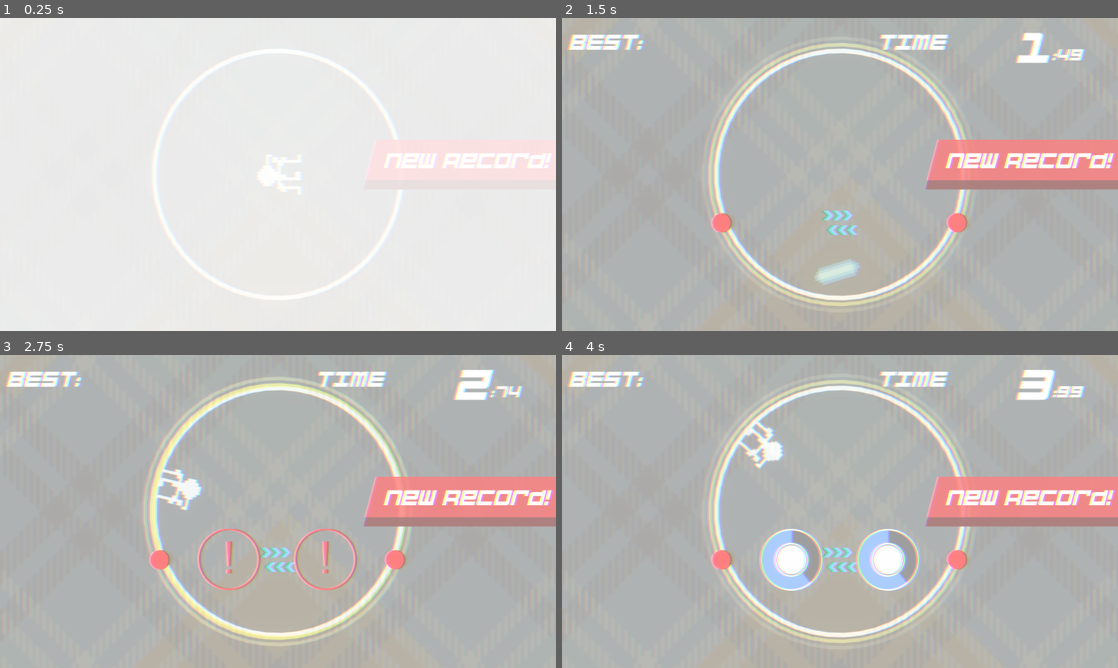
Above: before the commit, frames 1-4 (two rows, left to right).
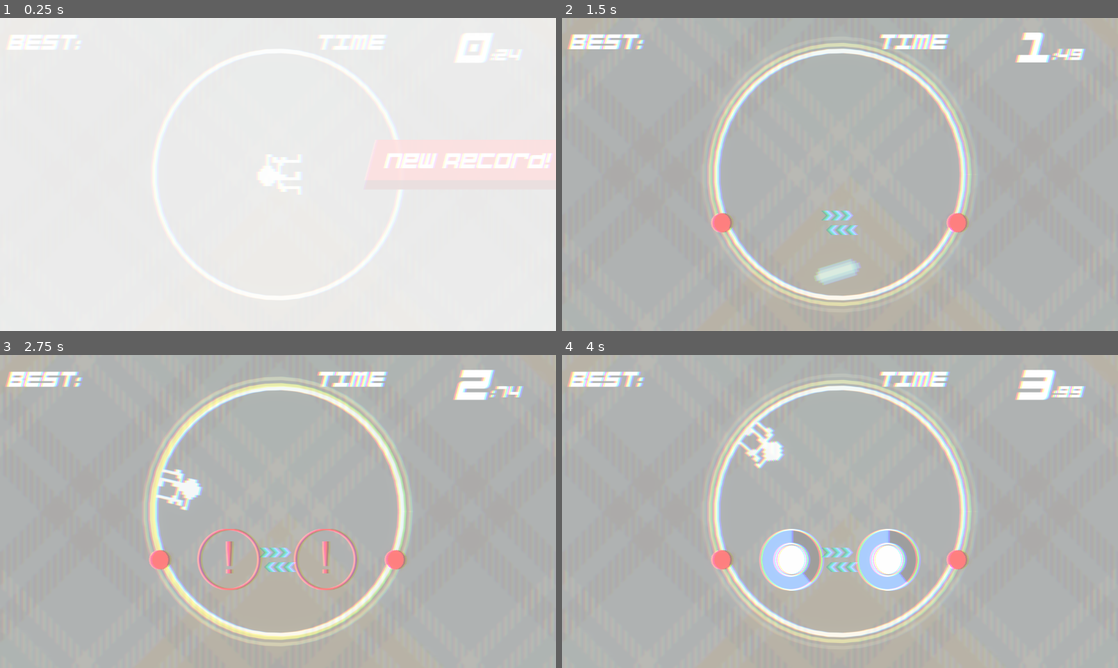
Above: after the commit, the same moments.

Repository: jokw1228/Slay_The_Circle
Game: Godot game, scene res://scenes/rooms/RoomTest/RoomTest.tscn
The game is run twice, just before and just after one commit, with the same random seed, the same clock (stepped at 60 frames per second) and the same inputs. This scene is started directly instead of the project's main scene. Sound files missing from this copy of the repository are replaced by a short silence.
Inputs (mouse positions are in pixels of both pictures, inside the frame that each line leads up to):
- Up to frame 1 (0.25 s): no input
- Up to frame 2 (1.5 s): move the mouse to (812, 237) at 0.52 s; click (812, 237) at 0.67 s; move the mouse to (1006, 221) at 1.27 s; click (1006, 221) at 1.42 s
- Up to frame 3 (2.75 s): move the mouse to (111, 464) at 2.02 s; click (111, 464) at 2.17 s
- Up to frame 4 (4 s): move the mouse to (867, 511) at 2.77 s; click (867, 511) at 2.92 s; move the mouse to (756, 433) at 3.52 s; click (756, 433) at 3.67 s

The runs differ from the first frame. In frame 2, 5.7% of the frame differs, in the area x 1-100%, y 4-55%; in frame 3, 5.4%; in frame 4, 5.4%.

Commit message:
머지후 게임오버 UI 작동안하는 이슈 해결

Diff:
--- a/scenes/playingfield/PlayingField.gd
+++ b/scenes/playingfield/PlayingField.gd
@@ -46,7 +46,9 @@
 			if node is Bomb:
 				node.queue_free()
 
+		PlayingFieldUI_node.close_Playing_and_open_Stopped()
 		PlayingFieldCamera_node.zoom_transition()
+		PlayingFieldCamera_node.gameover_position_transition()
 		PlayingFieldInterface.game_speed_reset()
 
 		BombGenerator_node.get_tree().call_group("links", "queue_free")
--- a/scenes/playingfield/PlayingFieldUI.gd
+++ b/scenes/playingfield/PlayingFieldUI.gd
@@ -27,6 +27,18 @@
 
 
 func close_Stopped_and_open_Playing():
+	#스타트 범브 터지면 gameover UI 들어가게
+	var tween3 = get_tree().create_tween().set_ease(Tween.EASE_OUT).set_trans(Tween.TRANS_EXPO)
+	var tween4 = get_tree().create_tween().set_ease(Tween.EASE_OUT).set_trans(Tween.TRANS_EXPO)
+	StoppedLeft_node.position = Vector2(0,0)
+	StoppedRight_node.position = Vector2(0,0)
+	tween3.tween_property(StoppedLeft_node,"position",Vector2(-800,0),0.4)
+	tween4.tween_property(StoppedRight_node,"position",Vector2(800,0),0.4)
+	await get_tree().create_timer(0.4).timeout
+
+
+
+	NewRecord_node.visible = false
 	StoppedLeft_node.visible = false
 	StoppedRight_node.visible = false
 
@@ -34,6 +46,7 @@
 	# 일관성을 위해 close_Playing_and_open_Stopped에도 사라지는 애니메이션 추가 가능.
 	# BEST랑 TIME 간 내려 오는 시간에 약간의 차이 두어 좀 더 디테일하게 만들고 싶었으나
 	# merge 복잡할 것 같아 일단 보류.
+
 	Playing_node.visible = false # 이미 visible일 경우 애니메이션 전에 보이는 것 방지
 	await get_tree().create_timer(0.7).timeout
 	Playing_node.visible = true
@@ -60,13 +73,7 @@
 	tween1.tween_property(StoppedLeft_node,"position",Vector2(0,0),0.4)
 	tween2.tween_property(StoppedRight_node,"position",Vector2(0,0),0.4)
 	await get_tree().create_timer(1.4).timeout
-	var tween3 = get_tree().create_tween().set_ease(Tween.EASE_OUT).set_trans(Tween.TRANS_EXPO)
-	var tween4 = get_tree().create_tween().set_ease(Tween.EASE_OUT).set_trans(Tween.TRANS_EXPO)
-	StoppedLeft_node.position = Vector2(0,0)
-	StoppedRight_node.position = Vector2(0,0)
-	tween3.tween_property(StoppedLeft_node,"position",Vector2(-800,0),0.4)
-	tween4.tween_property(StoppedRight_node,"position",Vector2(800,0),0.4)
-	await get_tree().create_timer(0.4).timeout
+
 
 
 
Binary file changed: best_record.dat
Not shown: 1 places in scenes/playingfield/PlayingField.tscn that only renumber resources
